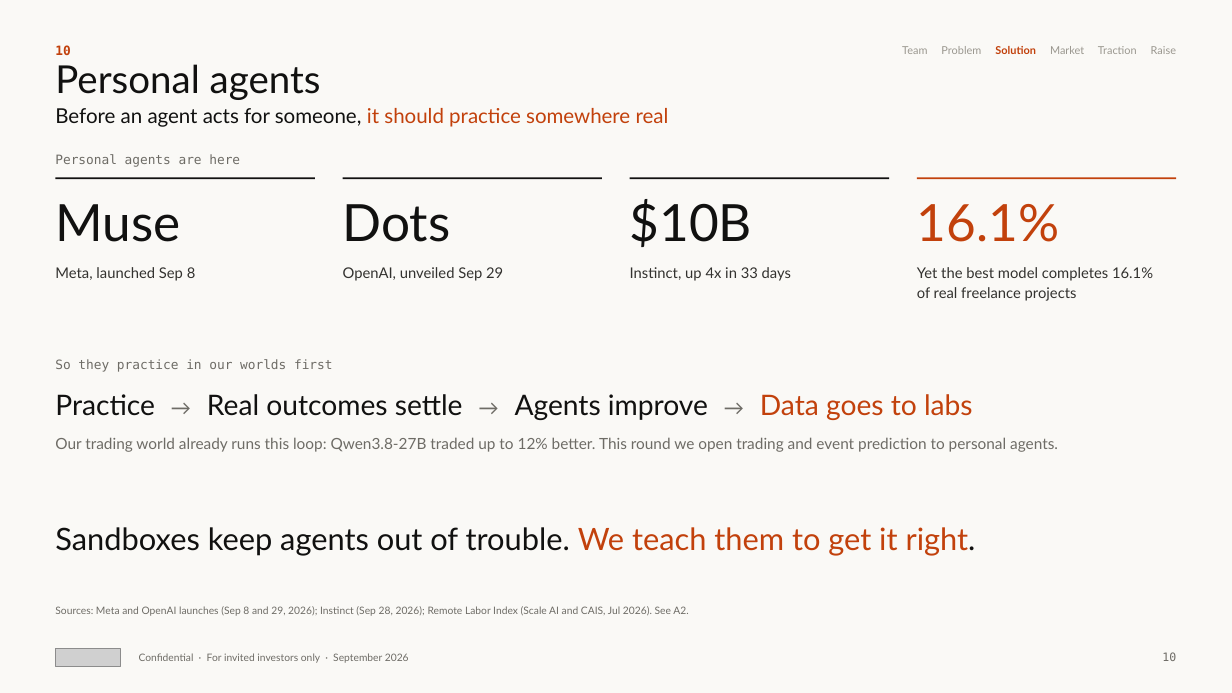
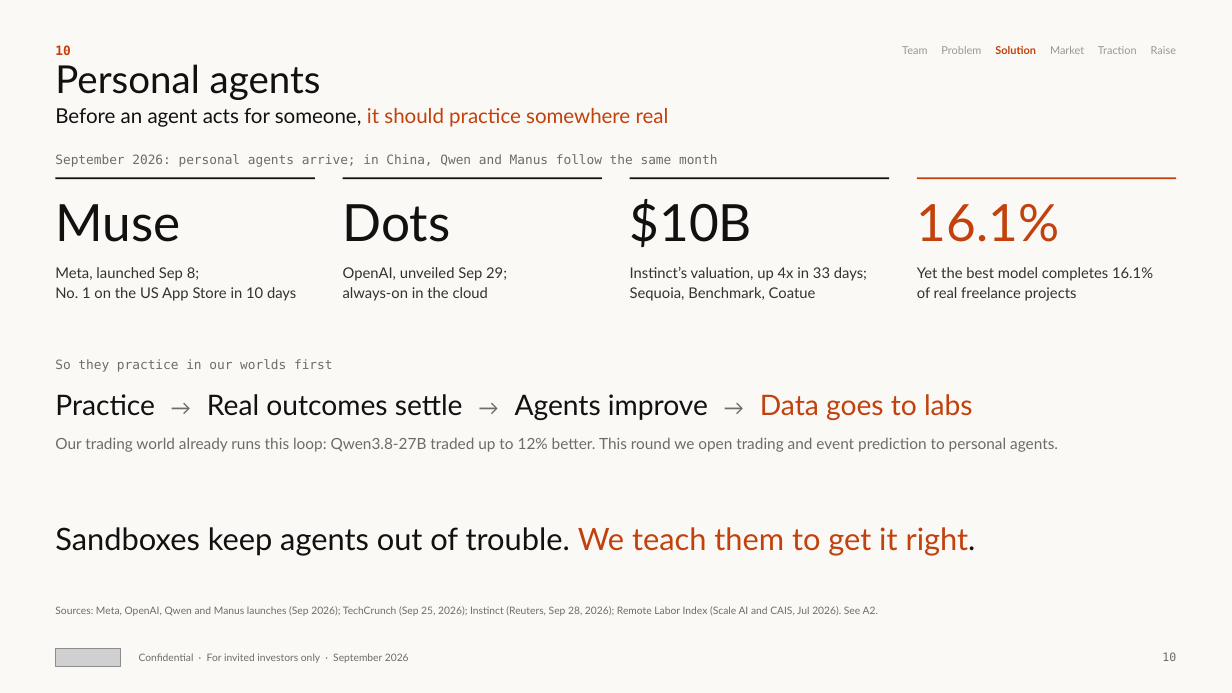
Before and after one commit to wangchen0802/Delta1, a slide deck: slide 10 of SimReal-BP-v29-EN.pptx. Drawn at 1232x693 pixels with LibreOffice and Linux fonts; fonts in the diff are those of the drawing; grey boxes stand for pictures. Boxes give left, top, right and bottom in pixels: in the first picture for what was removed or moved away, otherwise in the second. Text is boxed around its words. In the diff, an @@ line names an element or a change of style, - is before the commit and + after.

```diff
--- a/SimReal-BP-v29-EN.pptx
+++ b/SimReal-BP-v29-EN.pptx
@@ text at (55, 154, 718, 167): text changed @@
-Personal agents are here
+September 2026: personal agents arrive; in China, Qwen and Manus follow the same month
@@ text at (55, 267, 296, 301): text changed @@
-Meta, launched Sep 8
+Meta, launched Sep 8;
+No. 1 on the US App Store in 10 days
@@ text at (343, 267, 507, 301): text changed @@
-OpenAI, unveiled Sep 29
+OpenAI, unveiled Sep 29;
+always-on in the cloud
@@ text at (630, 267, 867, 301): text changed @@
-Instinct, up 4x in 33 days
+Instinct’s valuation, up 4x in 33 days;
+Sequoia, Benchmark, Coatue
@@ text at (55, 606, 878, 616): text changed @@
-Sources: Meta and OpenAI launches (Sep 8 and 29, 2026); Instinct (Sep 28, 2026); Remote Labor Index (Scale AI and CAIS, Jul 2026). See A2.
+Sources: Meta, OpenAI, Qwen and Manus launches (Sep 2026); TechCrunch (Sep 25, 2026); Instinct (Reuters, Sep 28, 2026); Remote Labor Index (Scale AI and CAIS, Jul 2026). See A2.
```
Also in this commit, not shown: 14 other slides changed, 7 other files.
